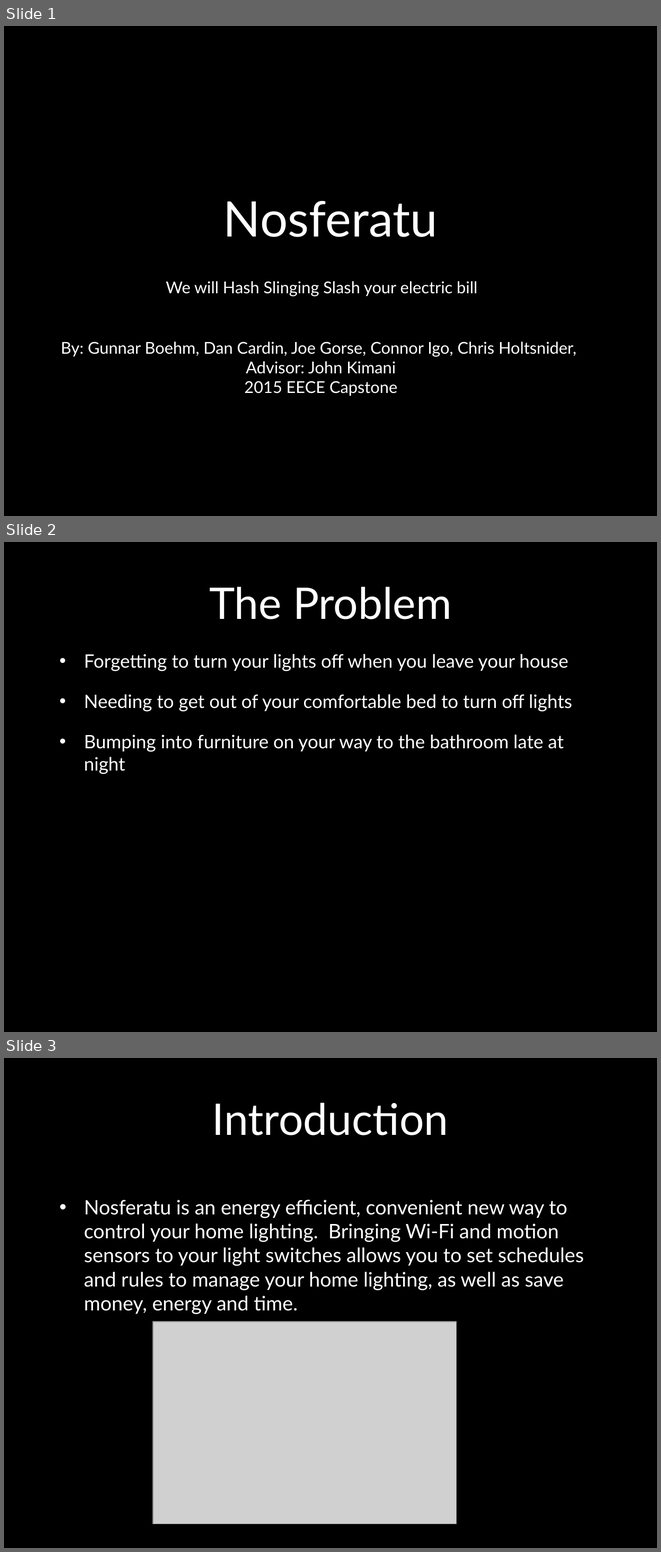
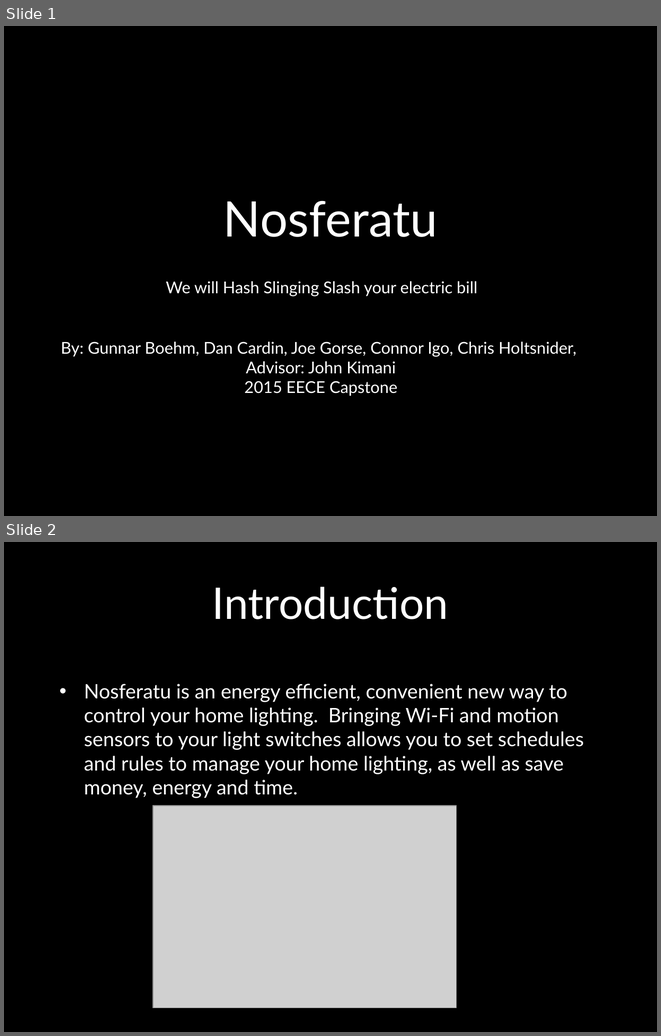
Before and after one commit to cojoigo/Capstone, a slide deck: Final Documents/Final Presentation.pptx. Shown one above the other, each under a label of ours: slides 1, 2 and 3 before the commit, slides 1 and 2 after it. The pictures are 661x1552 and 661x1036 pixels, drawn with LibreOffice and Linux fonts; fonts in the diff are those of the drawing; grey boxes stand for pictures; background and template pictures are left out. Boxes give left, top, right and bottom in pixels: in the first picture for what was removed or moved away, otherwise in the second. Text is boxed around its words. In the diff, an @@ line names an element or a change of style, - is before the commit and + after.

```diff
--- a/Final Documents/Final Presentation.pptx
+++ b/Final Documents/Final Presentation.pptx
@@ slide 2 removed at [4,542,657,1032], background picture (left out) @@
@@ title removed at [209,587,452,619] @@
-The Problem
@@ text removed at [84,654,572,774] @@
-• Forgetting to turn your lights off when you leave your house
-• Needing to get out of your comfortable bed to turn off lights
-• Bumping into furniture on your way to the bathroom late at night
@@ what was slide 3 is now slide 2 @@
```
Also in this commit, not shown: 7 slides changed, 1 slide added, 1 other slide removed.
